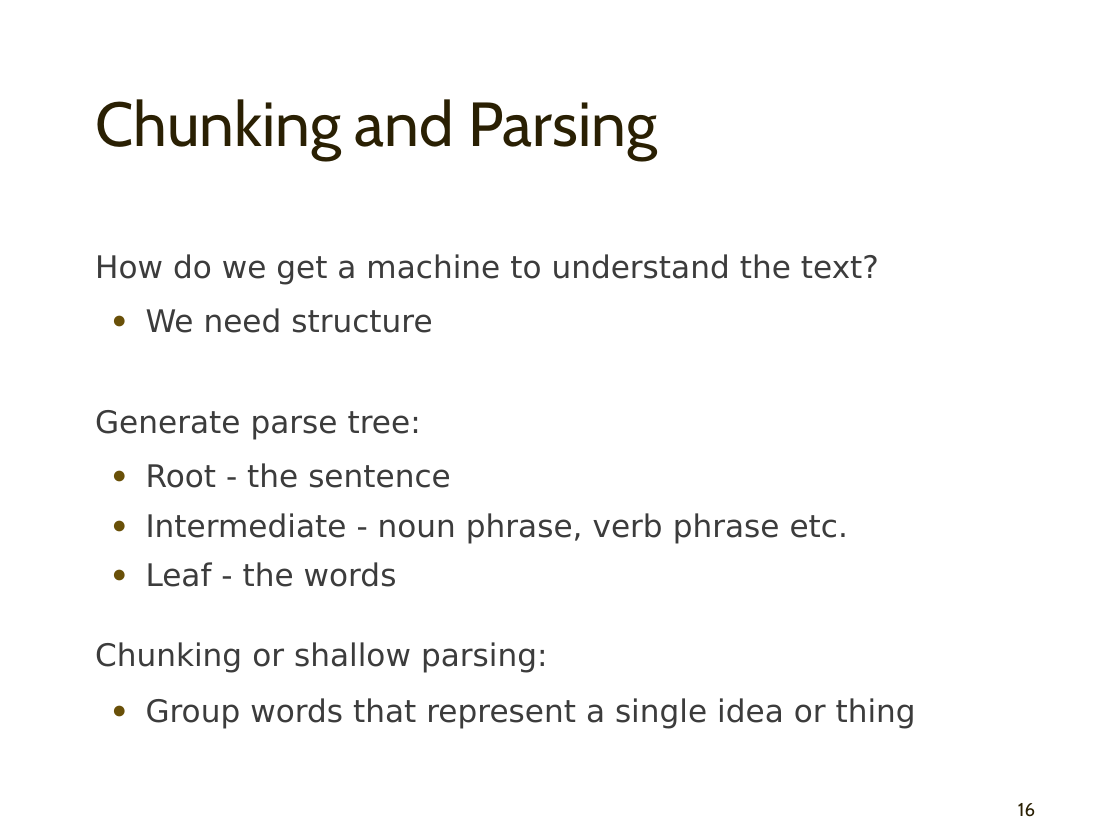
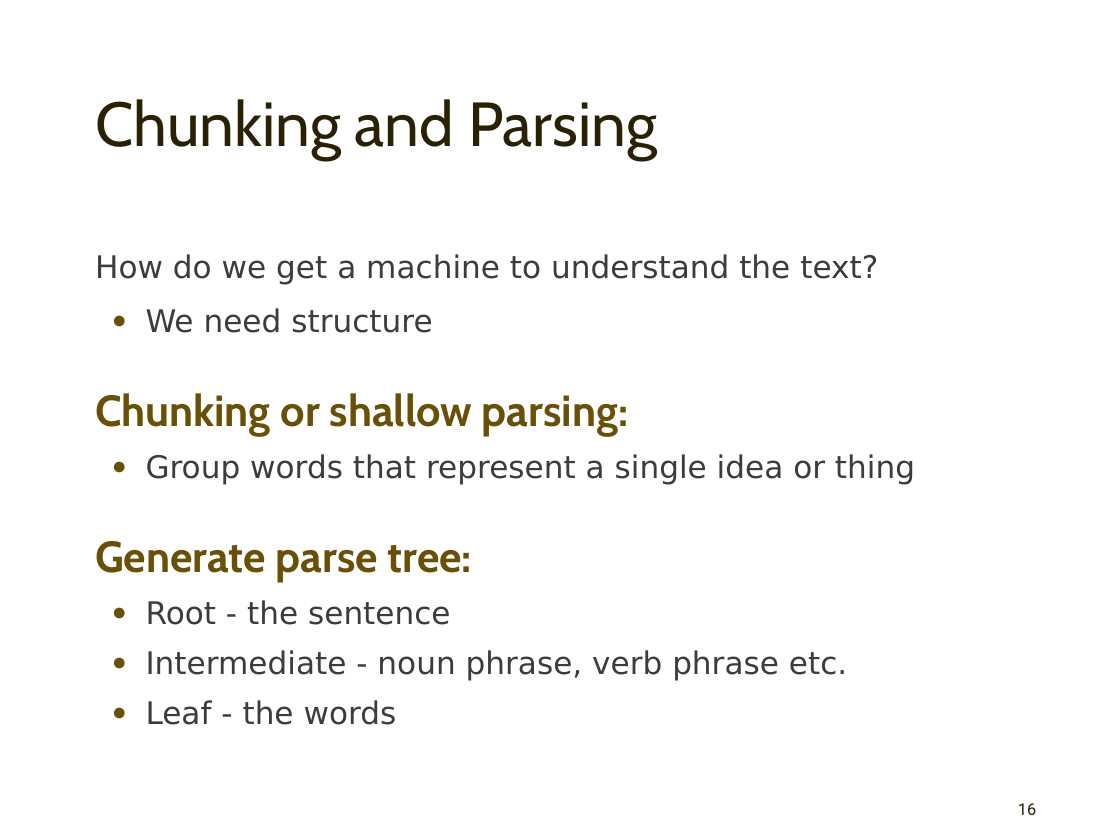
Before and after one commit to mahozad/presentations, a slide deck: slide 16 of nltk.pptx. Drawn at 1120x840 pixels with LibreOffice and Linux fonts; fonts in the diff are those of the drawing. Boxes give left, top, right and bottom in pixels: in the first picture for what was removed or moved away, otherwise in the second. Text is boxed around its words. In the diff, an @@ line names an element or a change of style, - is before the commit and + after.

```diff
--- a/nltk.pptx
+++ b/nltk.pptx
@@ text at (95,393,915,485): paragraphs added @@
+  Chunking or shallow parsing:
+  ● Group words that represent a single idea or thing
@@ text at (95,541,472,582): size 20 to 28 pt, font DejaVu Sans to Cabin, text colour #3C3C3C to #695008, bold on in "Generate parse tree:"; line spacing 0.9 to 30pt; less space between paragraphs @@
@@ text at (95,642,916,729): paragraphs removed @@
-  Chunking or shallow parsing:
-  ● Group words that represent a single idea or thing
@@ page number at (1018,803,1036,815): size 12 to 10.5 pt, font Cabin to Roboto @@
```
Also in this commit, not shown: 13 other slides changed, 2 slides added, 1 slide removed.
